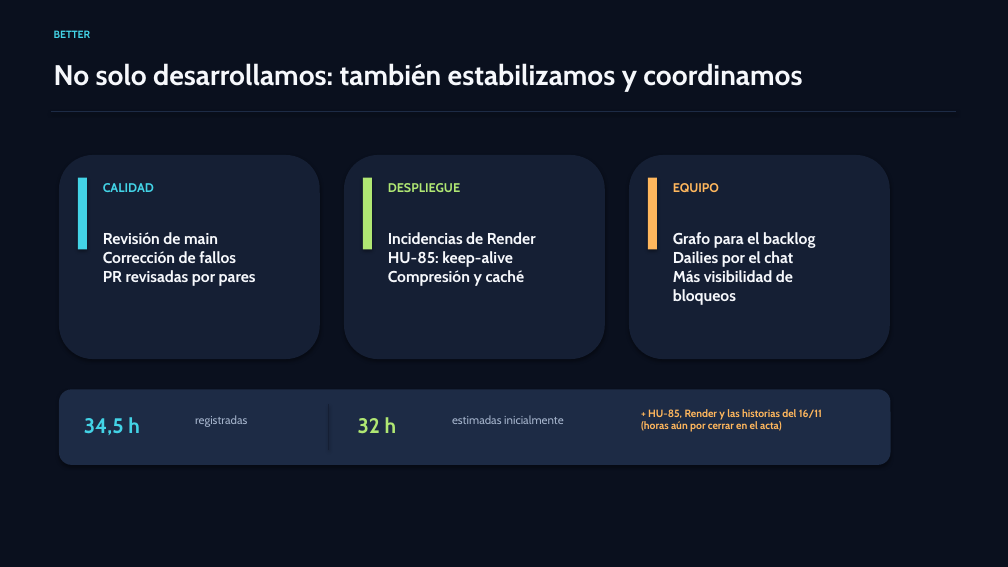
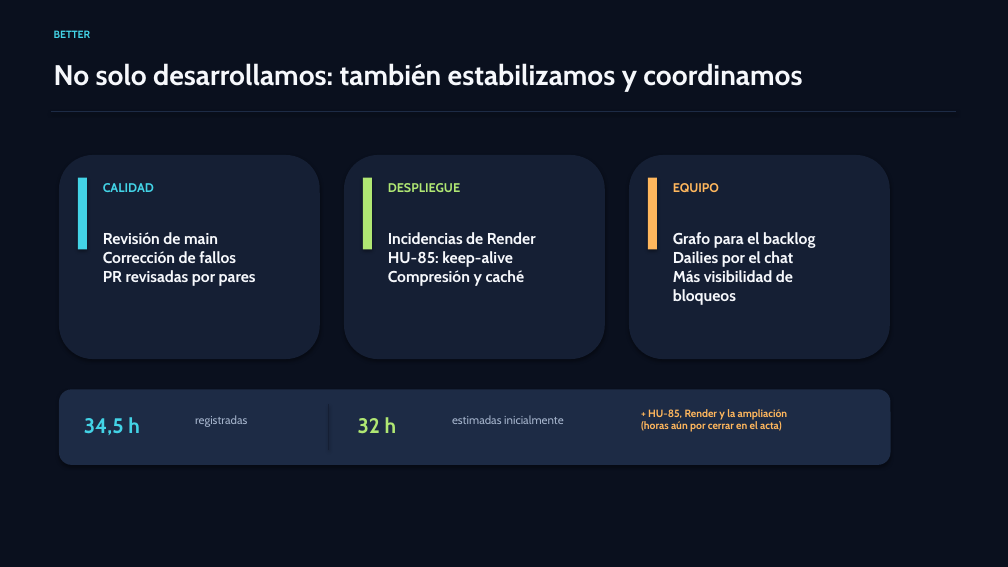
Before and after one commit to riverri/IS1, a slide deck: slide 4 of docs/presentaciones/presentacion4.pptx. Drawn at 1008x567 pixels with LibreOffice and Linux fonts; fonts in the diff are those of the drawing. Boxes give left, top, right and bottom in pixels: in the first picture for what was removed or moved away, otherwise in the second. Text is boxed around its words. In the diff, an @@ line names an element or a change of style, - is before the commit and + after.

```diff
--- a/docs/presentaciones/presentacion4.pptx
+++ b/docs/presentaciones/presentacion4.pptx
@@ text at [641, 409, 788, 432]: text changed @@
-+ HU-85, Render y las historias del 16/11
-(horas aún por cerrar en el acta)
++ HU-85, Render y la ampliación
+(horas aún por cerrar en el acta)
```
Also in this commit, not shown: 2 other slides changed.
